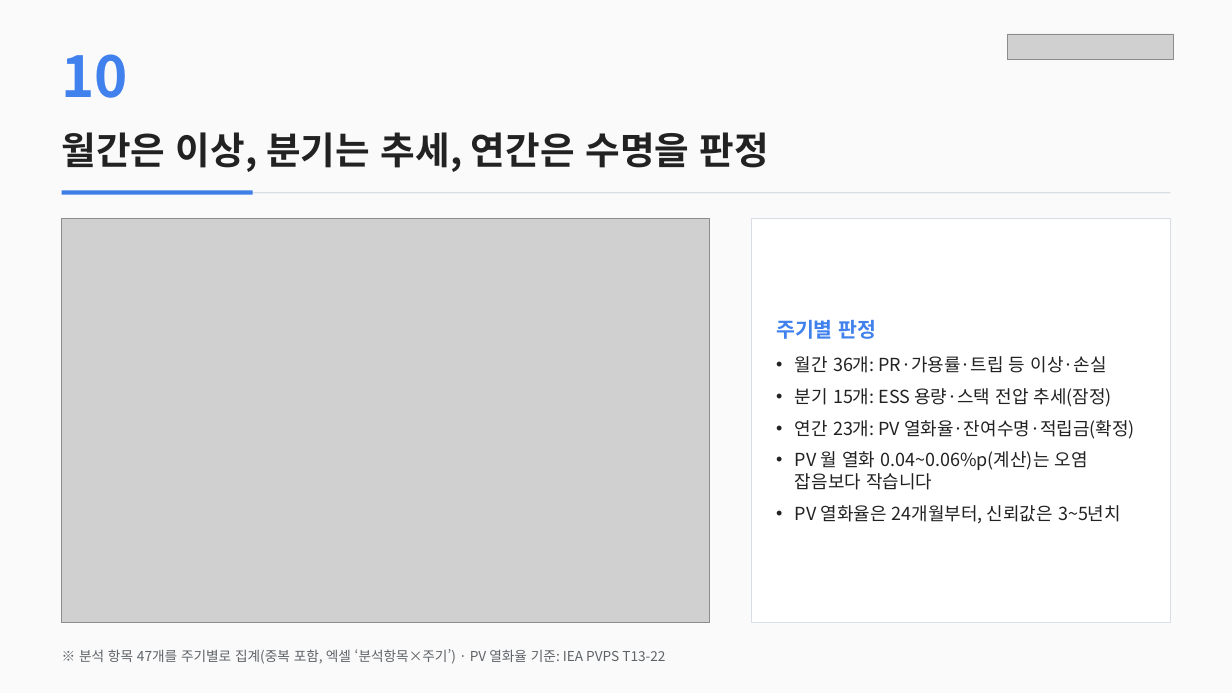
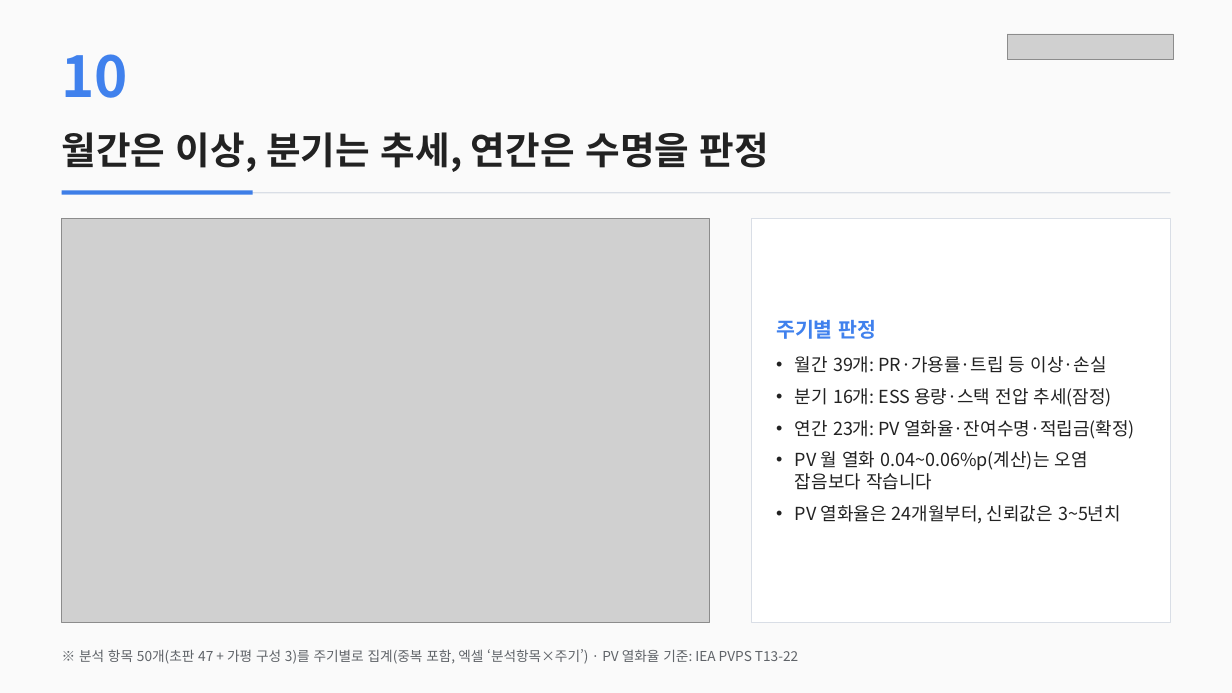
Before and after one commit to satoshisong01/solar-dashboard, a slide deck: slide 11 of docs/reports/태양광·수소 데이터수집·AI분석 예상안.pptx. Drawn at 1232x693 pixels with LibreOffice and Linux fonts; fonts in the diff are those of the drawing; grey boxes stand for pictures. Boxes give left, top, right and bottom in pixels: in the first picture for what was removed or moved away, otherwise in the second. Text is boxed around its words. In the diff, an @@ line names an element or a change of style, - is before the commit and + after.

Commit message:
docs: 가평 P&ID 조사와 구현 현황을 반영해 제출 문서 갱신
- 원고 기준으로 PPT 20장·Word 32쪽·엑셀 16시트를 다시 렌더하고 PDF 2종을 재출력한다
- 차트 PNG를 새 집계(월간 39·분기 16·연간 23)로 다시 그린다
- 표지·안내 시트에 제2판(2026-09-17) 표기를 넣는다
- Word 세로 여백·행간·표 여백을 줄여 35쪽에서 32쪽으로 맞춘다(내용 삭제 없음)

```diff
--- a/docs/reports/태양광·수소 데이터수집·AI분석 예상안.pptx
+++ b/docs/reports/태양광·수소 데이터수집·AI분석 예상안.pptx
@@ text at [795, 356, 1112, 407]: text changed @@
-• 월간 36개: PR·가용률·트립 등 이상·손실
-• 분기 15개: ESS 용량·스택 전압 추세(잠정)
+• 월간 39개: PR·가용률·트립 등 이상·손실
+• 분기 16개: ESS 용량·스택 전압 추세(잠정)
@@ text at [79, 649, 798, 664]: text changed @@
-※ 분석 항목 47개를 주기별로 집계(중복 포함, 엑셀 ‘분석항목×주기’) · PV 열화율 기준: IEA PVPS T13-22
+※ 분석 항목 50개(초판 47 + 가평 구성 3)를 주기별로 집계(중복 포함, 엑셀 ‘분석항목×주기’) · PV 열화율 기준: IEA PVPS T13-22
```
Also in this commit, not shown: 4 other slides changed, 5 slides added, 20 other files.
